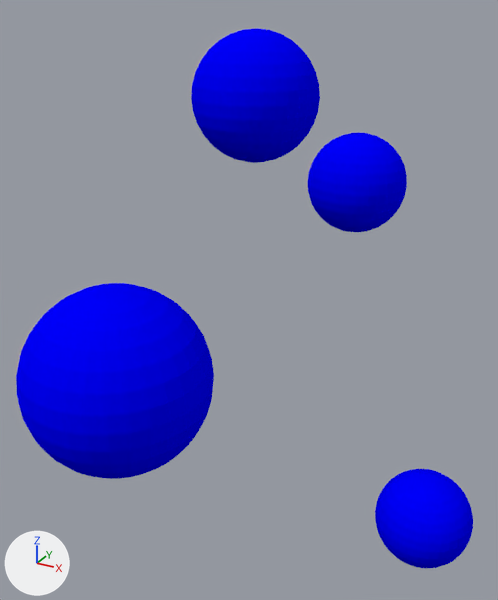
A saved change to the Blender file visualizer.blend.
The view is the same before and after, from a 50 mm lens placed at (7.02, -8.78, 7.26), pointed at (2.07, 0.22, 2.76). Every picture has the same lights, and +X, +Y and +Z are marked at lower left.

Names of what the first picture shows: 'node1', 'node1.001', 'node1.002', 'node1.003'.
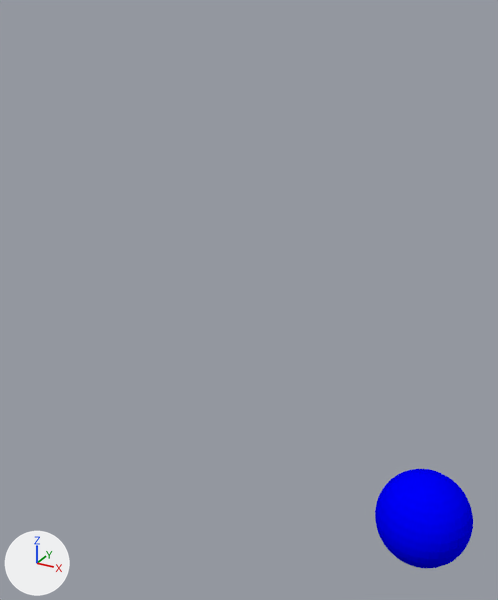
The newer file is also turned or shifted as a whole; pictures and numbers use the older file's frame.

Pixel boxes (x1, y1, x2, y2) of what changed, in the pictures (498 x 600 px):
'node1.002', deleted (blue)
    before: (16, 283, 214, 479)
'node1.003', deleted (blue)
    before: (191, 29, 320, 163)
'node1.001', deleted (blue)
    before: (308, 133, 407, 232)

Diff of the bpy script that builds the scene:
```diff
--- a/visualizer.blend.py
+++ b/visualizer.blend.py
@@ ob_node1_003 @@
-ob_node1_003 = bpy.data.objects.new('node1.003', me_sphere_002)
-ob_node1_003.location = (1.73, 1.05, 5.83)
@@ ob_node1_002 @@
-ob_node1_002 = bpy.data.objects.new('node1.002', me_sphere_001)
-ob_node1_002.location = (2.82, -3.96, 3.63)
@@ ob_node1_001 @@
-ob_node1_001 = bpy.data.objects.new('node1.001', me_sphere)
-ob_node1_001.location = (2.26, 4.42, 3.79)
```
